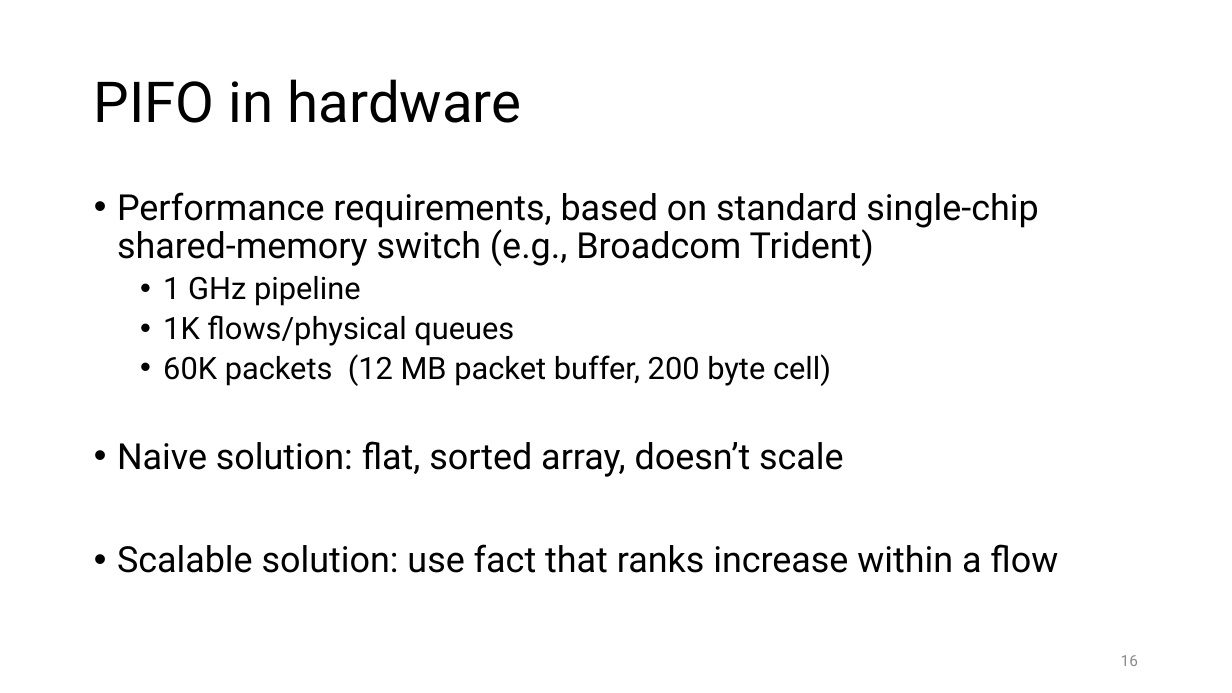
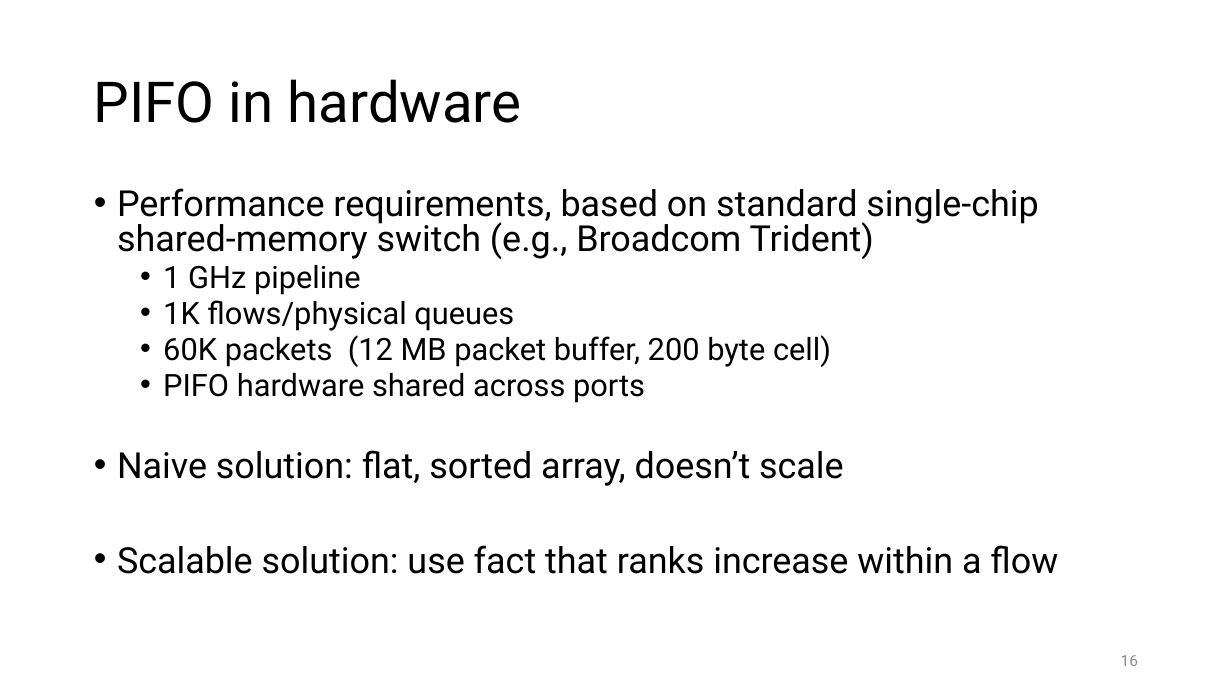
Before and after one commit to anirudhSK/pifo-domino-marple-ppts, a slide deck: slide 16 of pifo_sigcomm.pptx. Drawn at 1232x693 pixels with LibreOffice and Linux fonts; fonts in the diff are those of the drawing. Boxes give left, top, right and bottom in pixels: in the first picture for what was removed or moved away, otherwise in the second. Text is boxed around its words. In the diff, an @@ line names an element or a change of style, - is before the commit and + after.

```diff
--- a/pifo_sigcomm.pptx
+++ b/pifo_sigcomm.pptx
@@ text at <box>117,188,1058,574</box>: line spacing 0.9 to 0.8 @@
@@ text at <box>163,373,645,403</box>: paragraph added @@
+  • PIFO hardware shared across ports
```
Also in this commit, not shown: 3 other slides changed, 1 slide added.
